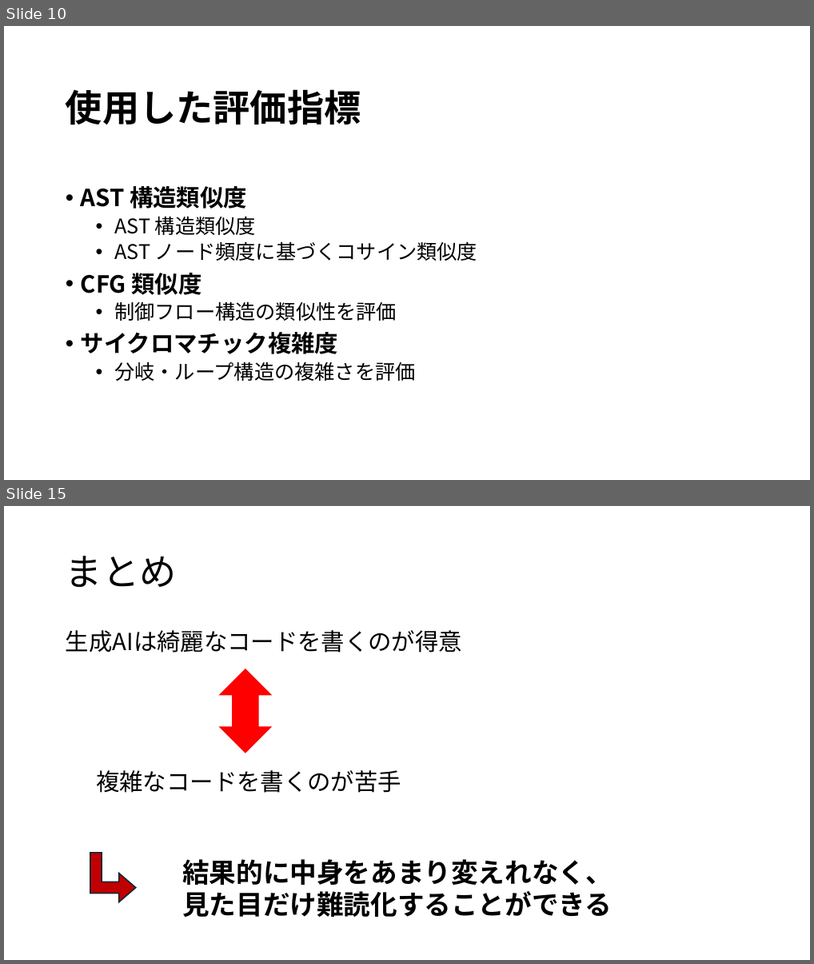
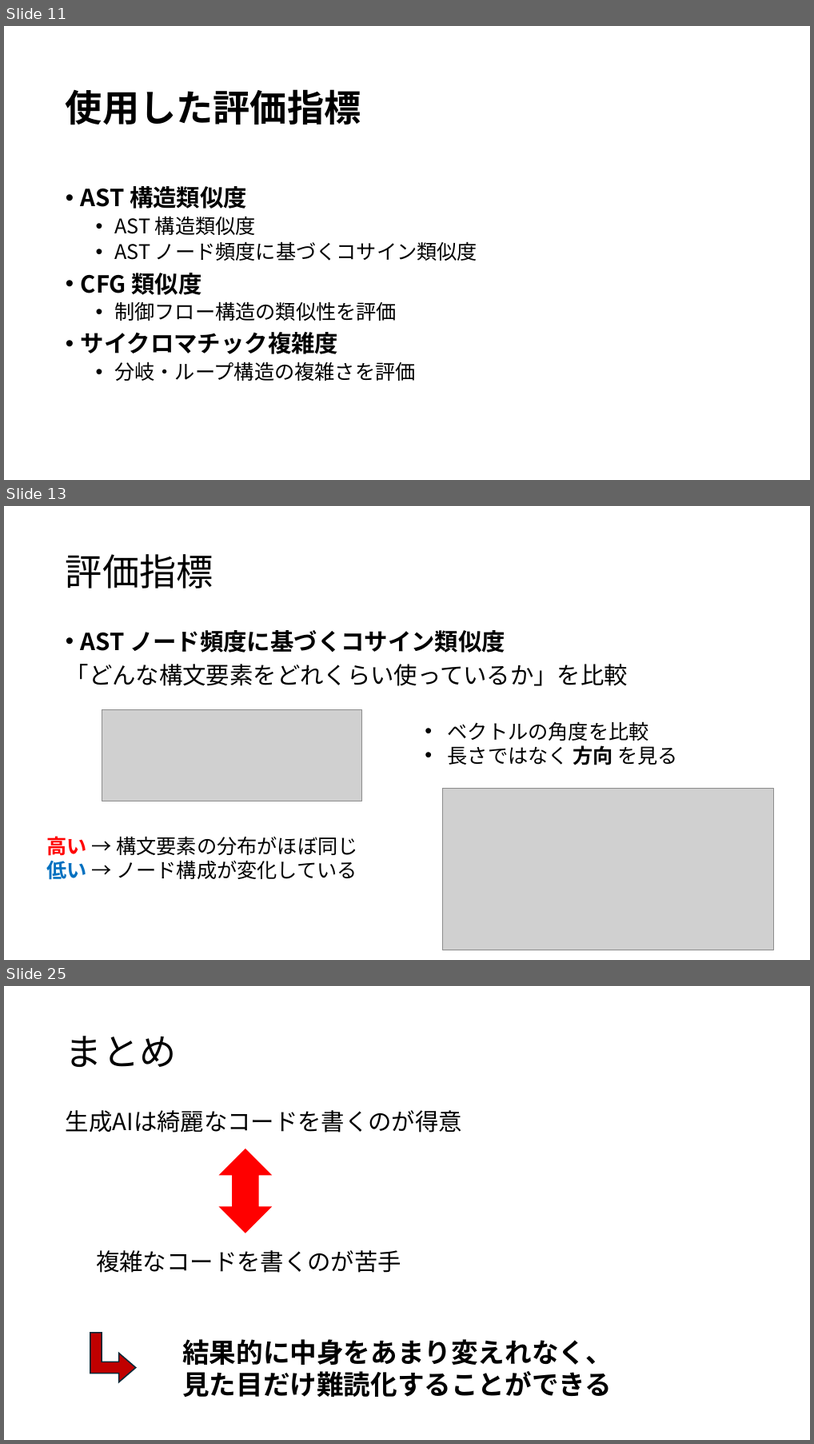
Before and after one commit to tamadalab/2025bthesis_kondo, a slide deck: prezentation.pptx. Shown one above the other, each under a label of ours: slides 10 and 15 before the commit, slides 11, 13 and 25 after it; the slides between them are not shown. The pictures are 814x964 and 814x1444 pixels, drawn with LibreOffice and Linux fonts; fonts in the diff are those of the drawing; grey boxes stand for pictures. Boxes give left, top, right and bottom in pixels: in the first picture for what was removed or moved away, otherwise in the second. Text is boxed around its words. In the diff, an @@ line names an element or a change of style, - is before the commit and + after.

```diff
--- a/prezentation.pptx
+++ b/prezentation.pptx
@@ slide 13 added at (x1=4, y1=506, x2=810, y2=960), background #FFFFFF @@
@@ title added at (x1=66, y1=554, x2=214, y2=588), 44 pt, text #000000 @@
+評価指標
@@ text added at (x1=66, y1=630, x2=628, y2=686), 28 pt, text #000000 @@
+• AST ノード頻度に基づくコサイン類似度
+「どんな構文要素をどれくらい使っているか」を比較
@@ picture added at (x1=102, y1=709, x2=362, y2=800) @@
@@ text added at (x1=448, y1=721, x2=679, y2=765), 24 pt, text #000000 @@
+• ベクトルの角度を比較
+• 長さではなく 方向 を見る
@@ picture added at (x1=442, y1=788, x2=774, y2=949) @@
@@ text added at (x1=46, y1=836, x2=358, y2=880), 24 pt, text #000000 @@
+高い → 構文要素の分布がほぼ同じ
+低い → ノード構成が変化している
@@ what was slide 10 is now slide 11 @@
@@ what was slide 15 is now slide 25 @@
```
Also in this commit, not shown: 9 slides changed, 10 other slides added, 1 slide removed.
